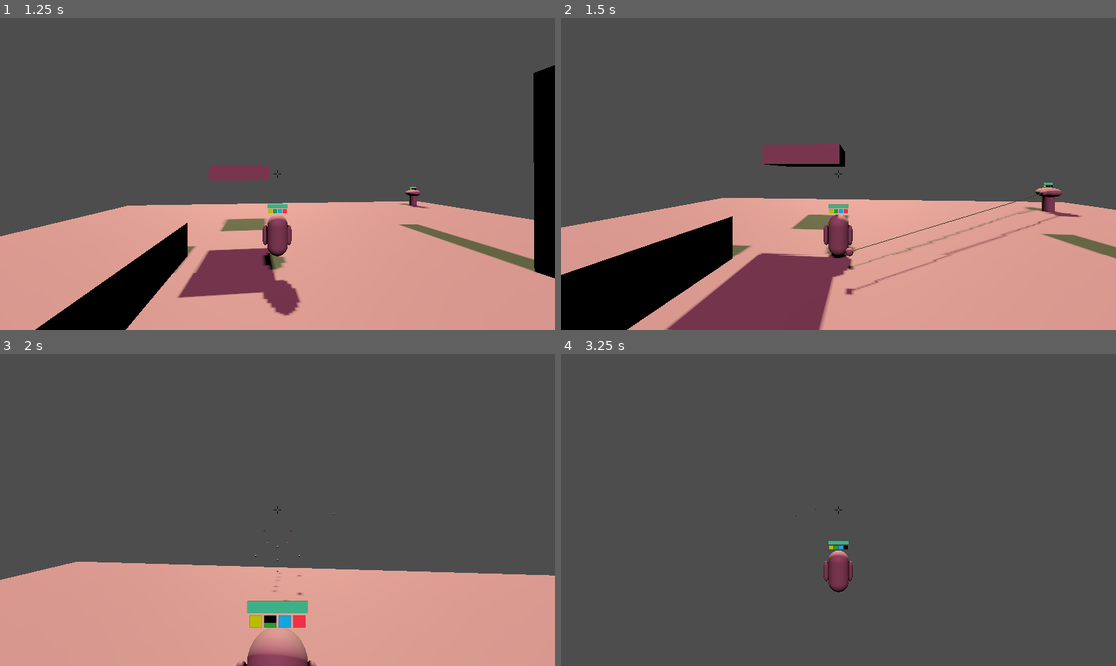
Above: before the commit, frames 1-4 (two rows, left to right).
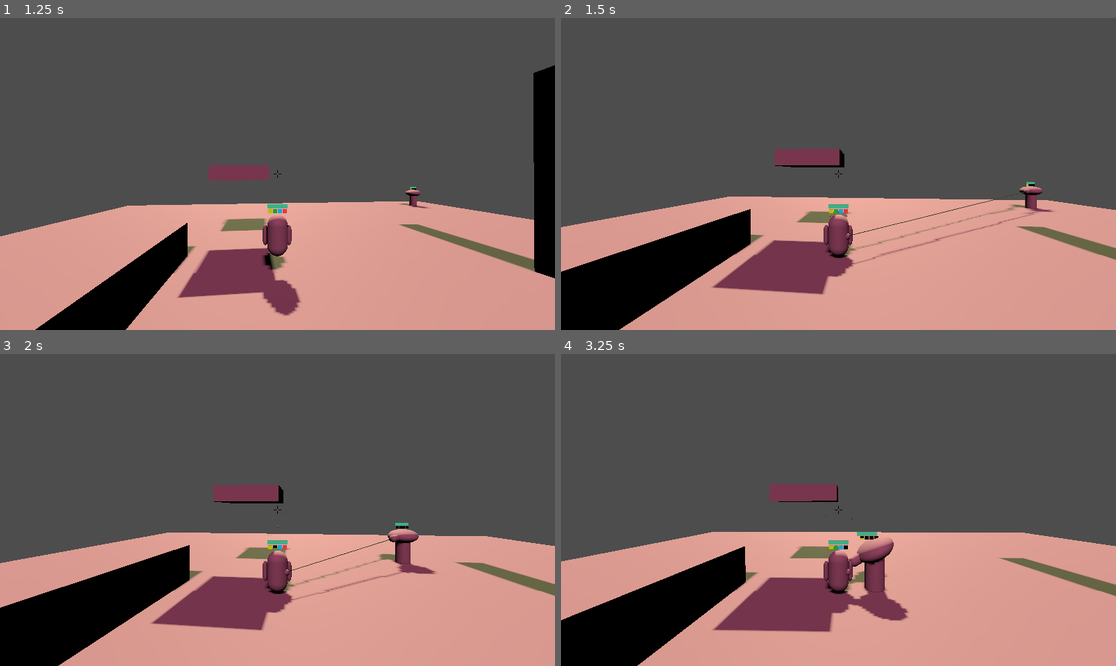
Above: after the commit, the same moments.

Repository: kroetnaton/sunny-all-day
Game: Godot game, scene res://main.tscn
Same seed, same stepped clock (60 frames per second), same inputs: the game is played once before the commit and once after it.
Inputs (mouse positions are in pixels of both pictures, inside the frame that each line leads up to):
- Up to frame 1 (1.25 s): tap Enter at 0.5 s; move the mouse to (305, 174) at 0.52 s; hold W (Forward) from 0.53 s (still down); click (305, 174) at 0.6 s; tap Space (Jump) at 0.77 s
- Up to frame 2 (1.5 s): keep holding W (Forward); move the mouse to (810, 174) at 1.27 s; right-click (810, 174) at 1.35 s
- Up to frame 3 (2 s): keep holding W (Forward); tap Space (Jump) at 1.52 s
- Up to frame 4 (3.25 s): keep holding W (Forward); move the mouse to (849, 503) at 2.02 s; tap R (Special) at 2.1 s; move the mouse to (832, 516) at 2.77 s; tap Shift (Utility) at 2.85 s; tap Space (Jump) at 3.02 s

Frame 1 is identical in both runs. In frame 2, 7.4% of the frame differs, in the area x 0-100%, y 40-100%; in frame 3, 22%; in frame 4, 41%, in the area x 0-100%, y 41-100%.

Commit message:
added movement disable to hookshot

Diff:
--- a/abilities/hookshot/hookshot.gd
+++ b/abilities/hookshot/hookshot.gd
@@ -28,6 +28,8 @@
 		queue_free()
 		return
 
+	ability_base._on_hit(ability_base.target_object)
+
 	# Move parent to target until reached, then keep parent there
 	var force_movement: Vector3 = Vector3.ZERO
 	if stop_distance < muzzle.global_position.distance_to(ability_base.target_point) and not is_target_reached:
--- a/abilities/hookshot/hookshot.tscn
+++ b/abilities/hookshot/hookshot.tscn
@@ -12,6 +12,9 @@
 
 [node name="AbilityBase" parent="." instance=ExtResource("2_bvlek")]
 cooldown = 5.0
+speed_factor = 0.0
+fall_factor = 0.0
+disable_jump = true
 
 [node name="TargetVisual" type="MeshInstance3D" parent="."]
 transform = Transform3D(0.3, 0, 0, 0, 0.3, 0, 0, 0, 0.3, 0, 0, 0)
